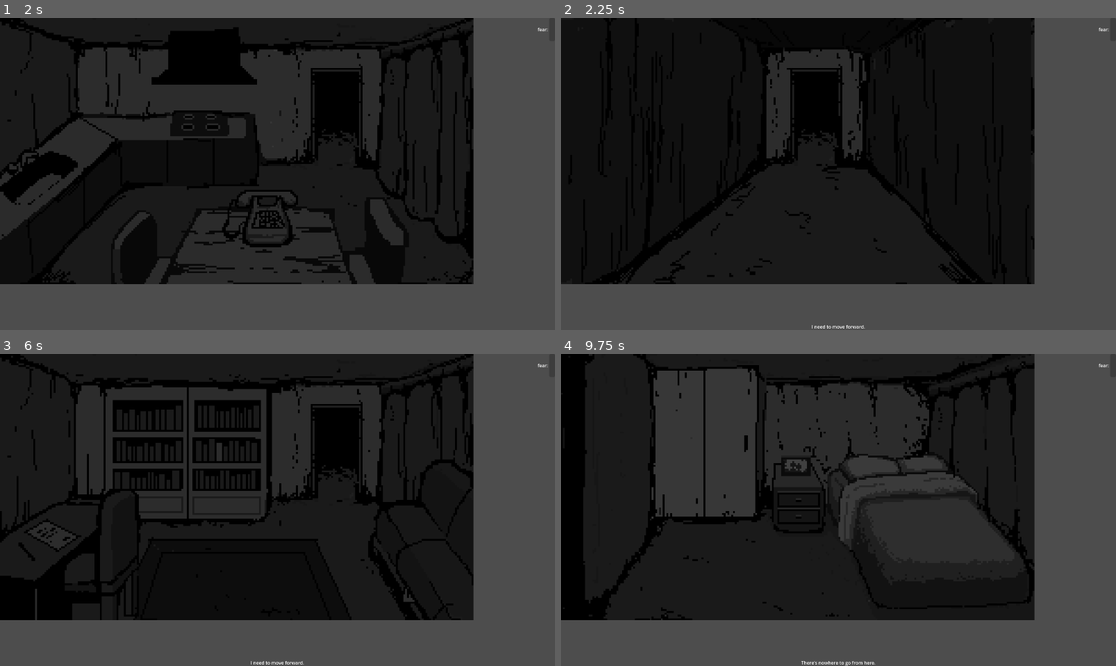
Above: before the commit, frames 1-4 (two rows, left to right).
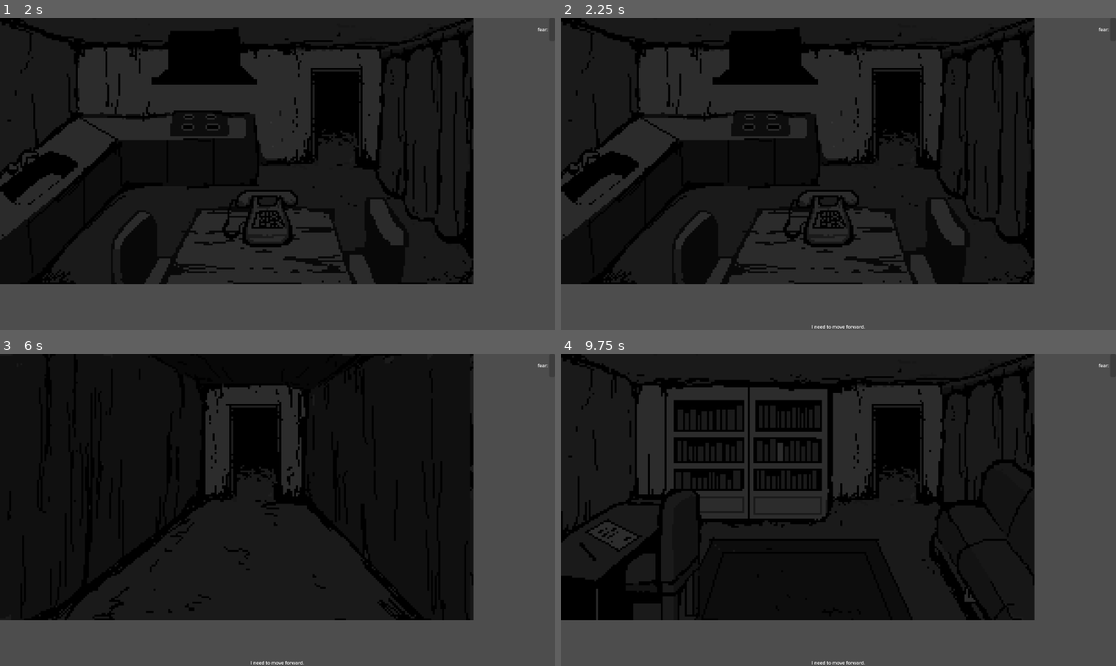
Above: after the commit, the same moments.

Repository: HypotheticalWhale/gamejai-0
Game: Godot game, scene res://Main.tscn
Two runs of this game, one before a commit and one after it. Both use one fixed random seed, a clock stepped at 60 frames per second and the inputs below.
Inputs (mouse positions are in pixels of both pictures, inside the frame that each line leads up to):
- Up to frame 1 (2 s): tap Enter at 0.5 s; move the mouse to (399, 158) at 0.52 s; hold Up (ui_up) 0.53-1.28 s; click (399, 158) at 0.67 s; tap Space at 1.25 s; move the mouse to (166, 189) at 1.27 s
- Up to frame 2 (2.25 s): tap Enter at 2 s; move the mouse to (894, 105) at 2.02 s; hold Up (ui_up) from 2.03 s (still down)
- Up to frame 3 (6 s): tap Space at 2.75, 4.25 s; move the mouse to (249, 572) at 2.77 s; click (249, 572) at 2.92 s; tap Enter at 3.5 s; move the mouse to (444, 556) at 3.52 s; release Up (ui_up) at 3.53 s; move the mouse to (111, 463) at 4.27 s; move the mouse to (305, 510) at 5.02 s; click (305, 510) at 5.17 s; move the mouse to (194, 432) at 5.77 s; hold Up (ui_up) from 5.78 s (still down)
- Up to frame 4 (9.75 s): move the mouse to (960, 494) at 6.52 s; move the mouse to (727, 525) at 7.27 s; click (727, 525) at 7.42 s; move the mouse to (894, 441) at 8.02 s; release Up (ui_up) at 8.03 s; move the mouse to (810, 572) at 8.77 s; move the mouse to (1005, 556) at 9.52 s; hold Up (ui_up) from 9.53 s (still down); click (1005, 556) at 9.67 s

Frame 1 is identical in both runs. In frame 2, 16% of the frame differs, in the area x 0-86%, y 0-86%; in frame 3, 13%; in frame 4, 22%, in the area x 0-86%, y 0-100%.

Commit message:
feature: i help your willpower

Diff:
--- a/Main.tscn
+++ b/Main.tscn
@@ -72,7 +72,7 @@
 
 [node name="FootstepCooldown" type="Timer" parent="."]
 unique_name_in_owner = true
-wait_time = 0.5
+wait_time = 3.0
 one_shot = true
 
 [node name="BGM" type="AudioStreamPlayer2D" parent="."]
